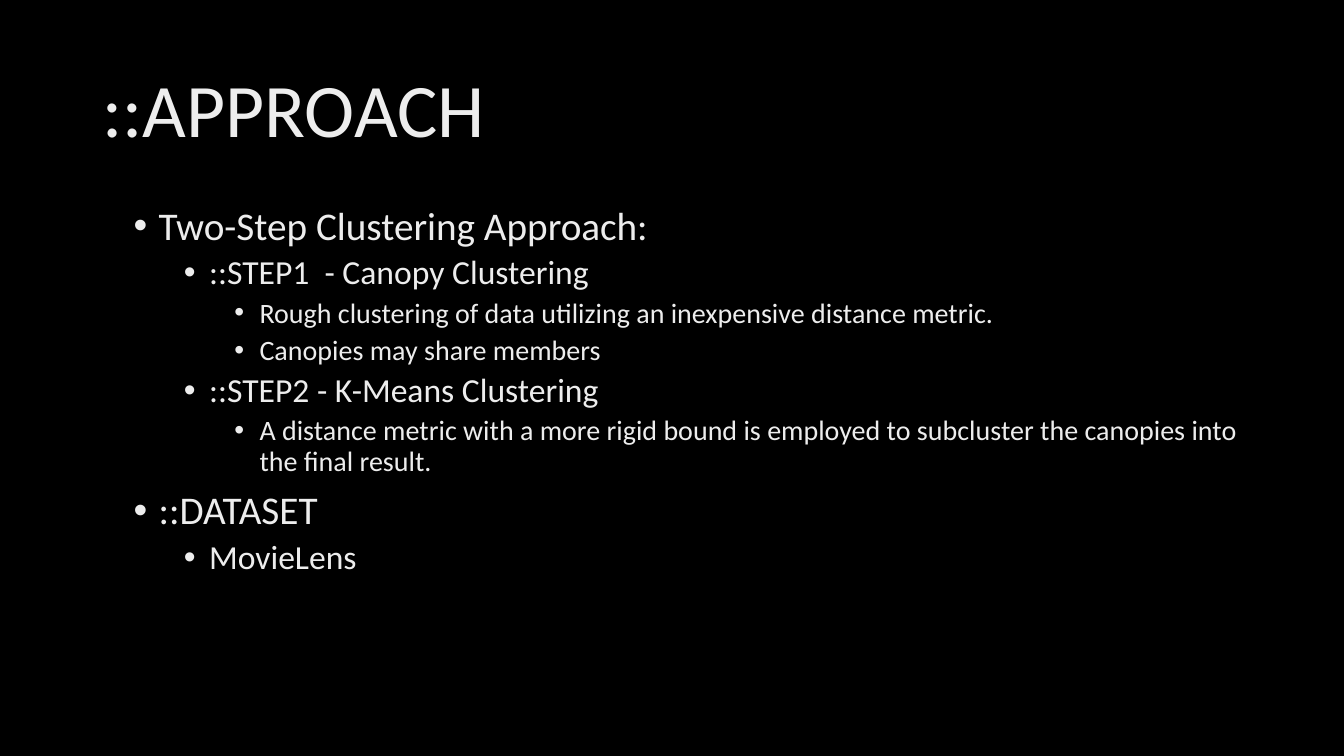
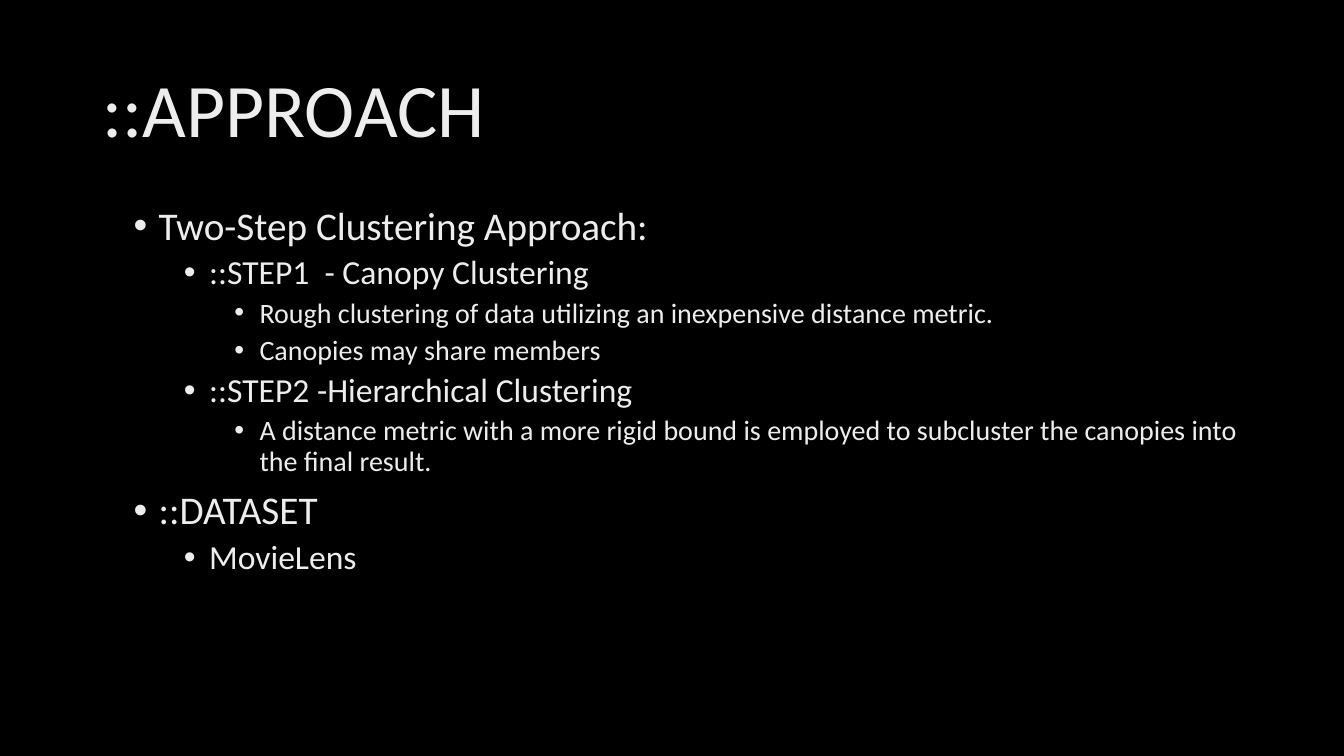
Before and after one commit to ahmed-k/CS757FinalProject, a slide deck: slide 3 of documentation/CS757 - Final Project Presentation.pptx. Drawn at 1344x756 pixels with LibreOffice and Linux fonts; fonts in the diff are those of the drawing; background and template pictures are left out. Boxes give left, top, right and bottom in pixels: in the first picture for what was removed or moved away, otherwise in the second. Text is boxed around its words. In the diff, an @@ line names an element or a change of style, - is before the commit and + after.

```diff
--- a/documentation/CS757 - Final Project Presentation.pptx
+++ b/documentation/CS757 - Final Project Presentation.pptx
@@ text at (209,378,632,408): text changed @@
-  • ::STEP2 - K-Means Clustering
+  • ::STEP2 -Hierarchical Clustering
```
Also in this commit, not shown: 2 other slides changed, 10 slides added.
